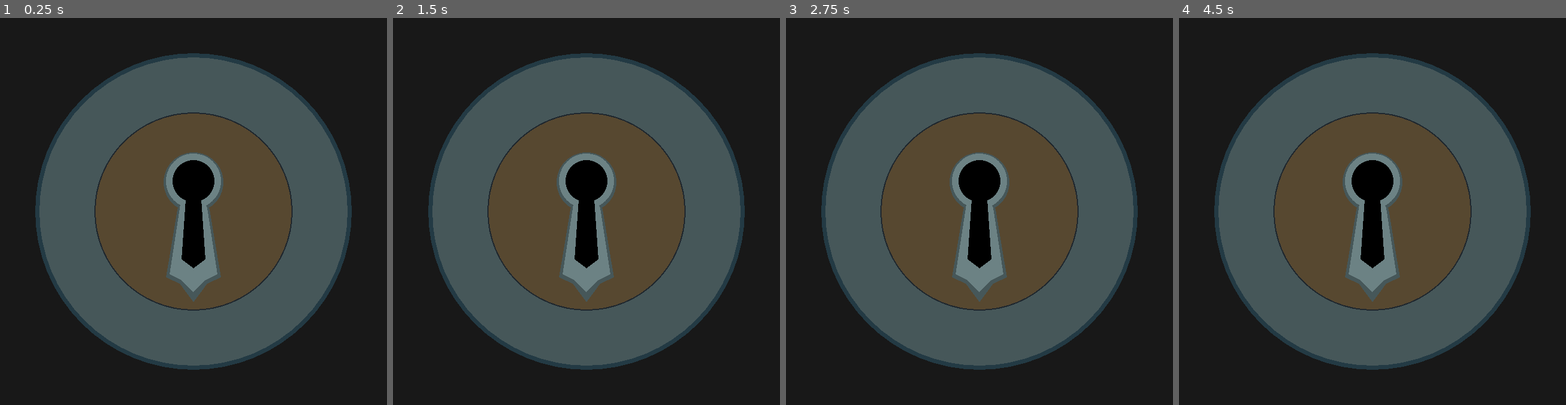
Above: before the commit, frames 1-4 (left to right).
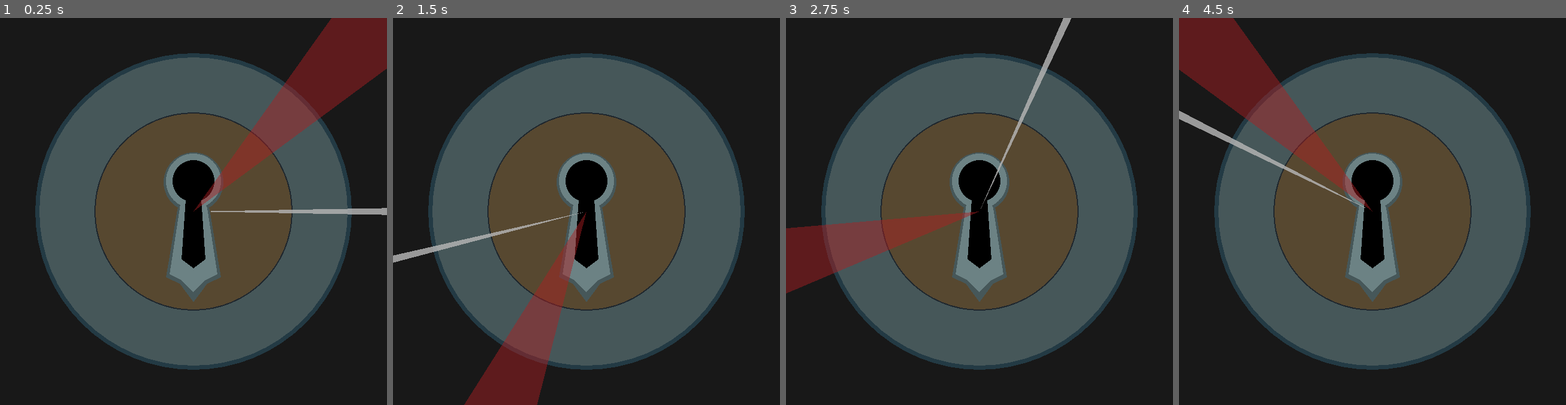
Above: after the commit, the same moments.

Repository: stefanhacks/sky_lock
Game: Godot game, scene res://scenes/game.tscn
Two runs of this game, one before a commit and one after it. Both use one fixed random seed, a clock stepped at 60 frames per second and the inputs below. Before the commit the project starts from res://scenes/tests/test_draw_lock.tscn.
Inputs (mouse positions are in pixels of both pictures, inside the frame that each line leads up to):
- Up to frame 1 (0.25 s): no input
- Up to frame 2 (1.5 s): tap Enter at 0.5 s; move the mouse to (671, 192) at 0.52 s; click (671, 192) at 0.6 s; tap Space (space_bar) at 0.8, 1.35 s; move the mouse to (509, 230) at 1.27 s
- Up to frame 3 (2.75 s): click (902, 230) at 1.55 s; move the mouse to (1018, 126) at 2.02 s; click (1018, 126) at 2.1 s; tap Space (space_bar) at 2.3 s
- Up to frame 4 (4.5 s): move the mouse to (1353, 288) at 2.77 s; tap Space (space_bar) at 2.85, 3.8, 4.35 s; click (1353, 288) at 3.05 s; move the mouse to (1488, 269) at 3.52 s; click (1488, 269) at 3.6 s; move the mouse to (1256, 153) at 4.27 s

The runs differ from the first frame. In frame 1, 7.3% of the frame differs, in the area x 50-100%, y 0-51%; in frame 2, 5.2%; in frame 3, 4.7%; in frame 4, 7.4%, in the area x 0-50%, y 0-50%.

Commit message:
Simple game loop.

Diff:
--- a/project.godot
+++ b/project.godot
@@ -11,7 +11,7 @@
 [application]
 
 config/name="SkyLock"
-run/main_scene="res://scenes/tests/test_draw_lock.tscn"
+run/main_scene="res://scenes/game.tscn"
 config/features=PackedStringArray("4.3", "GL Compatibility")
 config/icon="res://icon.svg"
 
--- a/scenes/components/cylinder.gd
+++ b/scenes/components/cylinder.gd
@@ -36,7 +36,6 @@
 	draw_arc(Vector2(0, -49), 46, deg_to_rad(-238), deg_to_rad(62), 50, cover_rim_color, 8)
 	draw_arc(Vector2(0, -51), 26, deg_to_rad(-243), deg_to_rad(67), 50, cover_color, 40)
 
-
 	# Tooth
 	draw_circle(Vector2(0, -51), 35, Color.BLACK)
 	draw_polygon(keyhole_tooth_shape, [Color.BLACK])
--- /dev/null
+++ b/scenes/components/game_manager.gd
@@ -0,0 +1,39 @@
+extends Node2D
+
+@onready var line_to_cursor: LineToAngle = $"LineToCursor"
+@onready var line_to_secret: LineToAngle = $"LineToSecret"
+
+var lock_secret: LockSecret
+
+
+func _ready() -> void:
+	call_deferred('game_start')
+
+
+func game_start() -> void:
+	lock_secret = LockSecret.from_difficulty(Difficulty.NORMAL)
+	line_to_secret.width = lock_secret.width
+	line_to_secret.angle = lock_secret.angle
+
+
+func _unhandled_input(event: InputEvent) -> void:
+	if Input.is_action_just_released("click"):
+		var cursor_direction = get_local_mouse_position().normalized()
+		var angle = Vector2.ZERO.angle_to_point(cursor_direction)
+
+		var victory_bandwith = lock_secret.width / 2
+		var cursor_degrees = rad_to_deg(angle)
+		var secret_degrees = rad_to_deg(lock_secret.angle)
+		var upper_limit = rad_to_deg(lock_secret.angle) + victory_bandwith
+		var lower_limit = rad_to_deg(lock_secret.angle) - victory_bandwith
+
+		if (upper_limit > cursor_degrees) and (cursor_degrees > lower_limit):
+			print (cursor_degrees, ' ~ ', secret_degrees, '!')
+			game_start()
+		else:
+			line_to_cursor.freeze()
+
+	if Input.is_action_just_released("space_bar"):
+		lock_secret = LockSecret.from_difficulty(Difficulty.NORMAL)
+		line_to_secret.width = lock_secret.width
+		line_to_secret.angle = lock_secret.angle
--- /dev/null
+++ b/scenes/components/game_manager.tscn
@@ -0,0 +1,6 @@
+[gd_scene load_steps=2 format=3 uid="uid://bpxf0o4yqp3hu"]
+
+[ext_resource type="Script" path="res://scenes/components/game_manager.gd" id="1_57q2t"]
+
+[node name="GameManager" type="Node2D"]
+script = ExtResource("1_57q2t")
--- a/scenes/components/line_to_angle.gd
+++ b/scenes/components/line_to_angle.gd
@@ -4,26 +4,42 @@
 @export var line_color: Color = Color('6ab151cc')
 @export var key_center = Vector2.ZERO
 @export var to_cursor = true
-@export var to_angle: float
-@export var width: float = 1.0
+
+var angle: float:
+	set(value):
+		angle = value
+		interacted = true
+		queue_redraw()
+var width: float = 1.0:
+	set(value):
+		width = value
+		interacted = true
+		queue_redraw()
+
+
+var interacted
+var frozen = false:
+	set(value):
+		frozen = value
+		queue_redraw()
 
 var last_valid_direction: Vector2
 
 
-func _input(event: InputEvent) -> void:
-	if event is InputEventMouseMotion:
+func _unhandled_input(event: InputEvent) -> void:
+	if to_cursor and event is InputEventMouseMotion:
 		queue_redraw()
 
 
 func _draw() -> void:
 	if to_cursor:
 		_to_cursor()
-	else:
+	elif interacted:
 		_to_angle()
 
 
 func _to_angle() -> void:
-	var deg = rad_to_deg(to_angle)
+	var deg = rad_to_deg(angle)
 	var slightly_wider_degrees = [deg_to_rad(deg + width / 2), deg_to_rad(deg - width / 2)]
 	var slightly_wider_directions = [Vector2.from_angle(slightly_wider_degrees[0]), Vector2.from_angle(slightly_wider_degrees[1])]
 
@@ -31,9 +47,10 @@
 
 
 func _to_cursor() -> void:
-	var cursor_direction = get_local_mouse_position().normalized()
-	if cursor_direction.x != 0 and cursor_direction.y != 0:
-		last_valid_direction = cursor_direction
+	if !frozen:
+		var cursor_direction = get_local_mouse_position().normalized()
+		if cursor_direction.x != 0 and cursor_direction.y != 0:
+			last_valid_direction = cursor_direction
 
 	var angle = Vector2.ZERO.angle_to_point(last_valid_direction)
 	var deg = rad_to_deg(angle)
@@ -41,3 +58,14 @@
 	var slightly_wider_directions = [Vector2.from_angle(slightly_wider_degrees[0]), Vector2.from_angle(slightly_wider_degrees[1])]
 
 	draw_polygon([key_center, slightly_wider_directions[0] * 1000, slightly_wider_directions[1] * 1000], [line_color])
+
+
+func freeze() -> void:
+	if frozen:
+		return
+
+	frozen = true
+	material.set_shader_parameter("shake_intensity", 1)
+	await get_tree().create_timer(0.35).timeout
+	frozen = false
+	material.set_shader_parameter("shake_intensity", 0)
--- a/scenes/components/lock.gd
+++ b/scenes/components/lock.gd
@@ -4,9 +4,9 @@
 @onready var cylinder: Node2D = $Cylinder
 
 const rim_color: Color = Color('233a44')
-const plate_color: Color = Color('465759')
+const cylinder_color: Color = Color('465759')
 
 
 func _draw() -> void:
 	draw_circle(Vector2.ZERO, 265, rim_color, true)
-	draw_circle(Vector2.ZERO, 258, plate_color, true)
+	draw_circle(Vector2.ZERO, 258, cylinder_color, true)
--- /dev/null
+++ b/scenes/game.tscn
@@ -0,0 +1,64 @@
+[gd_scene load_steps=8 format=3 uid="uid://cdx4h8tp4ltoe"]
+
+[ext_resource type="PackedScene" uid="uid://bpxf0o4yqp3hu" path="res://scenes/components/game_manager.tscn" id="1_ostqu"]
+[ext_resource type="PackedScene" uid="uid://cmh8jgmprmm32" path="res://scenes/components/lock.tscn" id="1_til4r"]
+[ext_resource type="PackedScene" uid="uid://cjhcukk22c2he" path="res://scenes/components/line_to_angle.tscn" id="2_ek6di"]
+
+[sub_resource type="Shader" id="Shader_70loj"]
+code = "shader_type canvas_item;
+
+uniform float shake_intensity = 0.0;
+uniform float shake_speed = 20.0;
+
+void vertex() {
+	vec2 shake = vec2(0.0);
+	shake.x = sin(TIME * shake_speed + VERTEX.x) * shake_intensity;
+	shake.y = cos(TIME * shake_speed + VERTEX.y) * shake_intensity;
+	VERTEX.xy += shake;
+}"
+
+[sub_resource type="ShaderMaterial" id="ShaderMaterial_u4r3m"]
+shader = SubResource("Shader_70loj")
+shader_parameter/shake_intensity = 0.0
+shader_parameter/shake_speed = 20.0
+
+[sub_resource type="Shader" id="Shader_wxaf1"]
+code = "shader_type canvas_item;
+
+uniform float shake_intensity = 0.0;
+uniform float shake_speed = 20.0;
+
+void vertex() {
+	vec2 shake = vec2(0.0);
+	shake.x = sin(TIME * shake_speed + VERTEX.x) * shake_intensity;
+	shake.y = cos(TIME * shake_speed + VERTEX.y) * shake_intensity;
+	VERTEX.xy += shake;
+}"
+
+[sub_resource type="ShaderMaterial" id="ShaderMaterial_56p7x"]
+shader = SubResource("Shader_wxaf1")
+shader_parameter/shake_intensity = 0.0
+shader_parameter/shake_speed = 100.0
+
+[node name="Game" type="Control"]
+layout_mode = 3
+anchors_preset = 8
+anchor_left = 0.5
+anchor_top = 0.5
+anchor_right = 0.5
+anchor_bottom = 0.5
+grow_horizontal = 2
+grow_vertical = 2
+
+[node name="GameManager" parent="." instance=ExtResource("1_ostqu")]
+
+[node name="Lock" parent="GameManager" instance=ExtResource("1_til4r")]
+
+[node name="LineToSecret" parent="GameManager" instance=ExtResource("2_ek6di")]
+material = SubResource("ShaderMaterial_u4r3m")
+line_color = Color(0.67451, 0.121569, 0.133333, 0.470588)
+to_cursor = false
+
+[node name="LineToCursor" parent="GameManager" instance=ExtResource("2_ek6di")]
+material = SubResource("ShaderMaterial_56p7x")
+line_color = Color(0.703808, 0.703808, 0.703808, 0.831373)
--- a/scenes/tests/test_lock_and_cursor.tscn
+++ b/scenes/tests/test_lock_and_cursor.tscn
@@ -1,6 +1,7 @@
-[gd_scene load_steps=2 format=3 uid="uid://jn8pm7jekx0d"]
+[gd_scene load_steps=3 format=3 uid="uid://jn8pm7jekx0d"]
 
 [ext_resource type="PackedScene" uid="uid://cmh8jgmprmm32" path="res://scenes/components/lock.tscn" id="1_rijtj"]
+[ext_resource type="PackedScene" uid="uid://cjhcukk22c2he" path="res://scenes/components/line_to_angle.tscn" id="2_dh2qr"]
 
 [node name="TestLockAndCursor" type="Control"]
 layout_mode = 3
@@ -13,3 +14,5 @@
 grow_vertical = 2
 
 [node name="Lock" parent="." instance=ExtResource("1_rijtj")]
+
+[node name="LineToAngle" parent="." instance=ExtResource("2_dh2qr")]
--- a/scenes/tests/test_lock_secret_generation.gd
+++ b/scenes/tests/test_lock_secret_generation.gd
@@ -13,4 +13,4 @@
 func _generate() -> void:
 	secret = LockSecret.from_difficulty(randi_range(1, 5))
 	line_to_secret.width = secret.width
-	line_to_secret.to_angle = secret.angle
+	line_to_secret.angle = secret.angle
--- a/scenes/tests/test_lock_secret_generation.tscn
+++ b/scenes/tests/test_lock_secret_generation.tscn
@@ -23,7 +23,5 @@
 [node name="LineToSecret" parent="." instance=ExtResource("2_wwirf")]
 line_color = Color(0.674871, 0.120933, 0.135097, 0.8)
 to_cursor = false
-to_angle = 45.0
 
 [node name="LineToCursor" parent="." instance=ExtResource("2_wwirf")]
-width = 0.8
--- a/scripts/lock_secret.gd
+++ b/scripts/lock_secret.gd
@@ -10,7 +10,7 @@
 
 
 static func from_difficulty(difficulty = Difficulty.NORMAL) -> LockSecret:
-	var random_angle = TAU * randf()
+	var random_angle = TAU * randf() - PI # -PI helps accounting for the y axis when comparing to cursor
 	var width_exponent = 2
 	var secret = LockSecret.new(random_angle, pow(difficulty, width_exponent) * 2)
 
